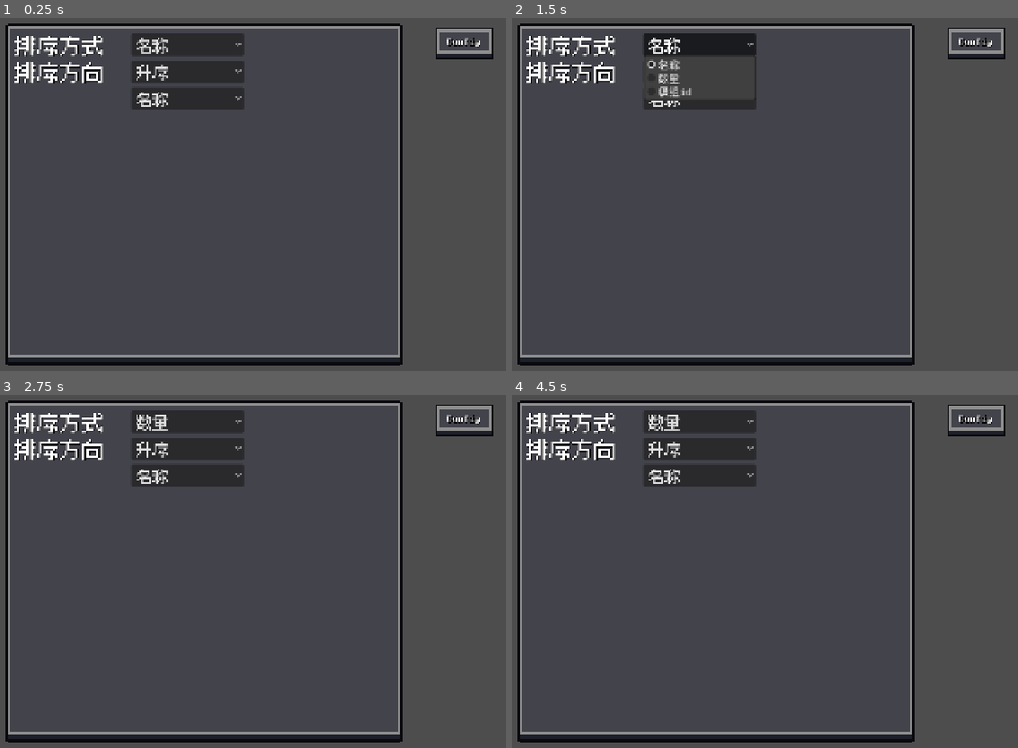
Above: before the commit, frames 1-4 (two rows, left to right).
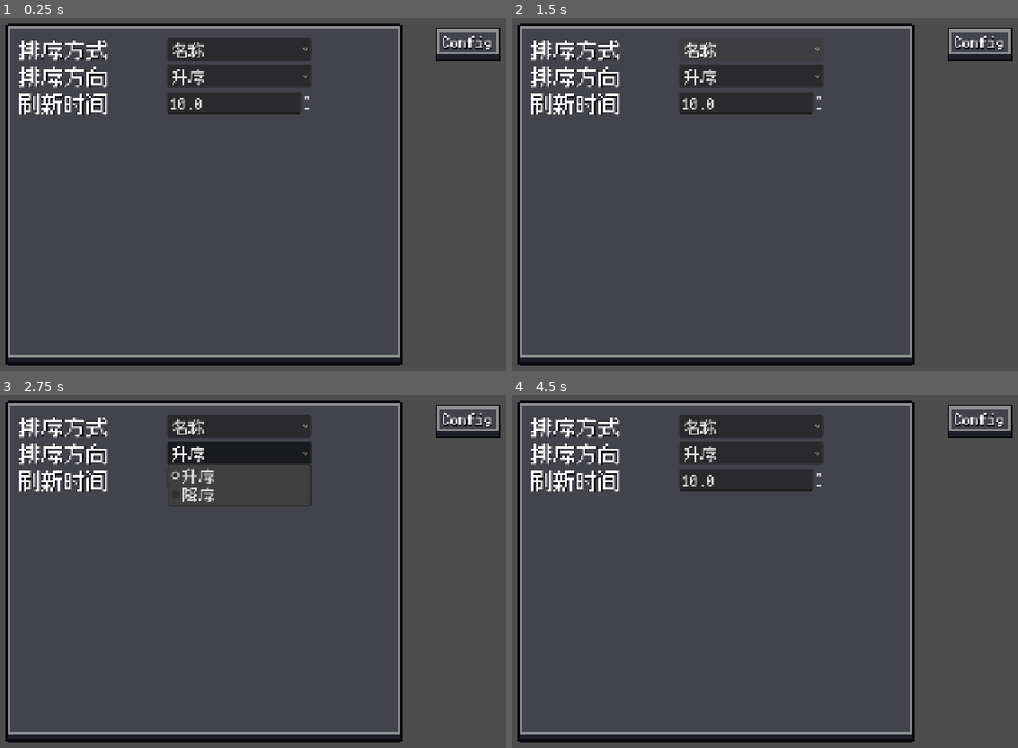
Above: after the commit, the same moments.

Repository: ZhangDaing/ae2online
Game: Godot game, scene res://tscn/main.tscn
The game is run twice, just before and just after one commit, with the same random seed, the same clock (stepped at 60 frames per second) and the same inputs.
Inputs (mouse positions are in pixels of both pictures, inside the frame that each line leads up to):
- Up to frame 1 (0.25 s): no input
- Up to frame 2 (1.5 s): click (800, 42) at 0.52 s; type "12" at 0.6 s; click "名称" at 1.25 s
- Up to frame 3 (2.75 s): click "升序" at 2 s
- Up to frame 4 (4.5 s): click (699, 423) at 2.75 s, where only the run before the commit has a clickable "数量"; click (977, 419) at 3.5 s; click (977, 419) at 4.25 s

The runs differ from the first frame. In frame 1, 7.6% of the frame differs, in the area x 2-99%, y 2-28%; in frame 2, 6.5%; in frame 3, 7.0%; in frame 4, 7.6%.

Commit message:
实现刷新时间配置

Diff:
--- a/godot/font/default_theme.tres
+++ b/godot/font/default_theme.tres
@@ -4,7 +4,7 @@
 
 [resource]
 default_font = ExtResource("1_13qh5")
-default_font_size = 20
+default_font_size = 30
 Label/colors/font_outline_color = Color(0, 0, 0, 1)
 Label/colors/font_shadow_color = Color(0, 0, 0, 1)
 Label/constants/outline_size = 2
--- a/godot/gd/config.gd
+++ b/godot/gd/config.gd
@@ -12,7 +12,8 @@
 		window.show()
 
 #---------------------------------------------------
-#返回设置数据
+# 返回设置数据
+# 排序方式数据
 signal sort_config_changed(sort_type, sort_dir)
 
 @onready var sort_type = $ConfigWindow/Margin/Scroll/VBox/Config1/OptionButton
@@ -26,3 +27,9 @@
 
 func _emit_change() -> void:
 	sort_config_changed.emit(sort_type.selected, sort_dir.selected)
+
+# 刷新时间数据
+signal reflash_time_config_changed(value: float)
+
+func _on_reflash_time_changed(value: float) -> void:
+	reflash_time_config_changed.emit(value)
--- a/godot/gd/main.gd
+++ b/godot/gd/main.gd
@@ -5,4 +5,6 @@
 @onready var config = $Config
 
 func _ready() -> void:
+	# 连接设置信号
 	config.sort_config_changed.connect(terminal.apply_sort_config)
+	config.reflash_time_config_changed.connect(terminal.apply_reflash_time_config)
--- a/godot/gd/terminal.gd
+++ b/godot/gd/terminal.gd
@@ -22,18 +22,31 @@
 
 var current_sort_type:SortType = 1 as SortType
 var current_sort_dir:SortDir = 0 as SortDir
+
+# 刷新界面
+var requesting = false
+@onready var reflash_timer = $ReflashTimer
 #---------------------------------------------------
 # ready函数
 func _ready():
 	# 初始化
 	request_data()
+
+# process函数
+func _process(_delta: float) -> void:
+	pass # Replace with function body.
+
 #---------------------------------------------------
 # 核心函数，请求后端数据
 # 请求数据
 func request_data() -> void:
+	if requesting:
+		return
+	requesting = true
 	var url = BACKEND_URL + "/storage"
 	var error = http_request.request(url)
 	if error != OK:
+		requesting = false
 		print("后端请求失败")
 
 # 请求完成，进行回调
@@ -43,6 +56,7 @@
 	_headers:PackedStringArray,
 	body:PackedByteArray
 ) -> void:
+	requesting = false
 	# 检查请求结果
 	if result != HTTPRequest.RESULT_SUCCESS:
 		print("网络错误")
@@ -79,6 +93,9 @@
 
 func _refresh() -> void:
 	request_data()
+
+func _on_reflash_timeout() -> void:
+	_refresh()
 
 #---------------------------------------------------
 # 检索功能
@@ -145,8 +162,11 @@
 	return 0
 
 #---------------------------------------------------
-# 配置窗口信号回调
+# 配置设置信号回调
 func apply_sort_config(sort_type:int, sort_dir:int) -> void:
 	current_sort_type = sort_type as SortType
 	current_sort_dir = sort_dir as SortDir
 	_refresh()
+
+func apply_reflash_time_config(value: float) -> void:
+	reflash_timer.wait_time = value
--- a/godot/tscn/Terminal.tscn
+++ b/godot/tscn/Terminal.tscn
@@ -161,6 +161,10 @@
 
 [node name="HTTPRequest" type="HTTPRequest" parent="." unique_id=576030444]
 
+[node name="ReflashTimer" type="Timer" parent="." unique_id=1550650773]
+autostart = true
+
 [connection signal="gui_input" from="Background/VBox/Search/LineEdit" to="Background/VBox/Search/LineEdit" method="_on_gui_input"]
 [connection signal="gui_input" from="Background/VBox/Scroll/ScrollContainer" to="Background/VBox/Scroll/ScrollContainer" method="_on_gui_input"]
 [connection signal="request_completed" from="HTTPRequest" to="." method="_on_request_completed"]
+[connection signal="timeout" from="ReflashTimer" to="." method="_on_reflash_timeout"]
--- a/godot/tscn/config.tscn
+++ b/godot/tscn/config.tscn
@@ -20,8 +20,8 @@
 layout_mode = 0
 offset_left = 411.0
 offset_top = -297.0
-offset_right = 515.0
-offset_bottom = -239.0
+offset_right = 528.0
+offset_bottom = -237.0
 theme_type_variation = &"Background"
 
 [node name="Button" type="Button" parent="ConfigButton" unique_id=1522766390]
@@ -67,10 +67,10 @@
 anchor_bottom = 1.0
 grow_horizontal = 2
 grow_vertical = 2
-theme_override_constants/margin_left = 16
-theme_override_constants/margin_top = 16
-theme_override_constants/margin_right = 16
-theme_override_constants/margin_bottom = 24
+theme_override_constants/margin_left = 24
+theme_override_constants/margin_top = 24
+theme_override_constants/margin_right = 24
+theme_override_constants/margin_bottom = 32
 
 [node name="Scroll" type="ScrollContainer" parent="ConfigWindow/Margin" unique_id=1249299013]
 layout_mode = 2
@@ -84,15 +84,14 @@
 theme_override_constants/separation = 8
 
 [node name="Label" type="Label" parent="ConfigWindow/Margin/Scroll/VBox/Config1" unique_id=268793914]
-custom_minimum_size = Vector2(200, 0)
+custom_minimum_size = Vector2(256, 0)
 layout_mode = 2
 theme_override_font_sizes/font_size = 40
 text = "排序方式"
 
 [node name="OptionButton" type="OptionButton" parent="ConfigWindow/Margin/Scroll/VBox/Config1" unique_id=745951048]
-custom_minimum_size = Vector2(200, 0)
+custom_minimum_size = Vector2(256, 0)
 layout_mode = 2
-theme_override_font_sizes/font_size = 30
 selected = 0
 item_count = 3
 popup/item_0/text = "名称"
@@ -107,15 +106,14 @@
 theme_override_constants/separation = 8
 
 [node name="Label" type="Label" parent="ConfigWindow/Margin/Scroll/VBox/Config2" unique_id=818906489]
-custom_minimum_size = Vector2(200, 0)
+custom_minimum_size = Vector2(256, 0)
 layout_mode = 2
 theme_override_font_sizes/font_size = 40
 text = "排序方向"
 
 [node name="OptionButton" type="OptionButton" parent="ConfigWindow/Margin/Scroll/VBox/Config2" unique_id=135478871]
-custom_minimum_size = Vector2(200, 0)
+custom_minimum_size = Vector2(256, 0)
 layout_mode = 2
-theme_override_font_sizes/font_size = 30
 selected = 0
 item_count = 2
 popup/item_0/text = "升序"
@@ -128,23 +126,22 @@
 theme_override_constants/separation = 8
 
 [node name="Label" type="Label" parent="ConfigWindow/Margin/Scroll/VBox/Config3" unique_id=648758998]
-custom_minimum_size = Vector2(200, 0)
+custom_minimum_size = Vector2(256, 0)
 layout_mode = 2
 theme_override_font_sizes/font_size = 40
+text = "刷新时间"
 
-[node name="OptionButton" type="OptionButton" parent="ConfigWindow/Margin/Scroll/VBox/Config3" unique_id=1042653889]
-custom_minimum_size = Vector2(200, 0)
+[node name="SpinBox" type="SpinBox" parent="ConfigWindow/Margin/Scroll/VBox/Config3" unique_id=1657263537]
+custom_minimum_size = Vector2(256, 0)
 layout_mode = 2
-theme_override_font_sizes/font_size = 30
-selected = 0
-item_count = 3
-popup/item_0/text = "名称"
-popup/item_0/id = 0
-popup/item_1/text = "数量"
-popup/item_1/id = 1
-popup/item_2/text = "模组id"
-popup/item_2/id = 2
+step = 0.01
+page = 2.0
+value = 10.0
+allow_greater = true
+update_on_text_changed = true
+custom_arrow_step = 1.0
 
 [connection signal="pressed" from="ConfigButton/Button" to="." method="_on_button_pressed"]
 [connection signal="item_selected" from="ConfigWindow/Margin/Scroll/VBox/Config1/OptionButton" to="." method="_on_sort_type_selected"]
 [connection signal="item_selected" from="ConfigWindow/Margin/Scroll/VBox/Config2/OptionButton" to="." method="_on_sort_dir_selected"]
+[connection signal="value_changed" from="ConfigWindow/Margin/Scroll/VBox/Config3/SpinBox" to="." method="_on_reflash_time_changed"]
--- a/godot/tscn/item.tscn
+++ b/godot/tscn/item.tscn
@@ -30,5 +30,6 @@
 grow_vertical = 0
 offset_transform_enabled = true
 offset_transform_position = Vector2(-4, -4)
+theme_override_font_sizes/font_size = 20
 horizontal_alignment = 2
 vertical_alignment = 2
